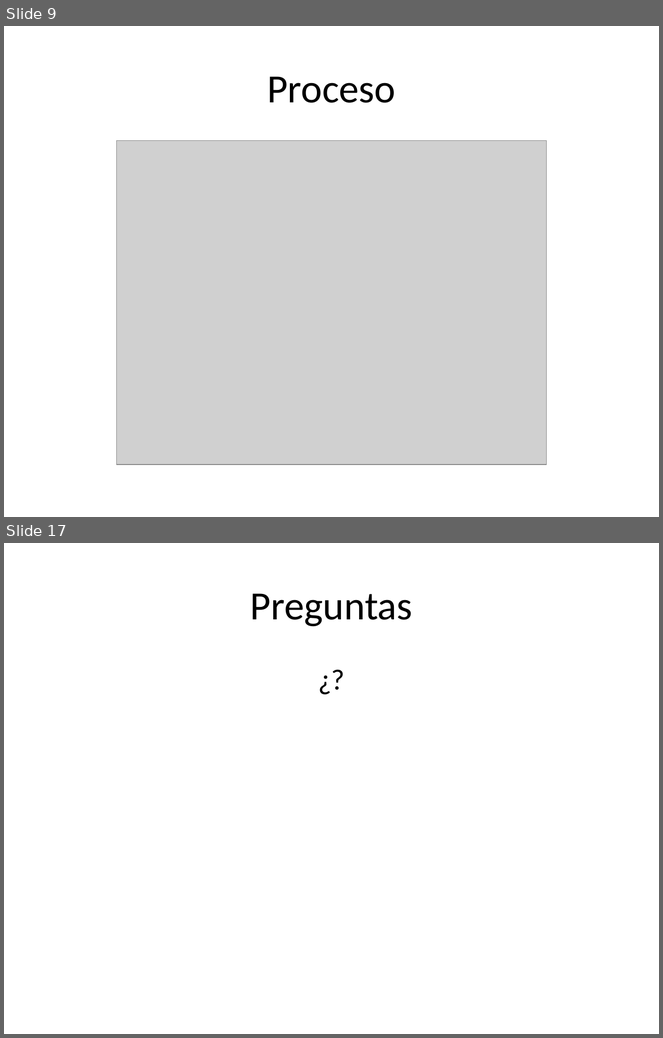
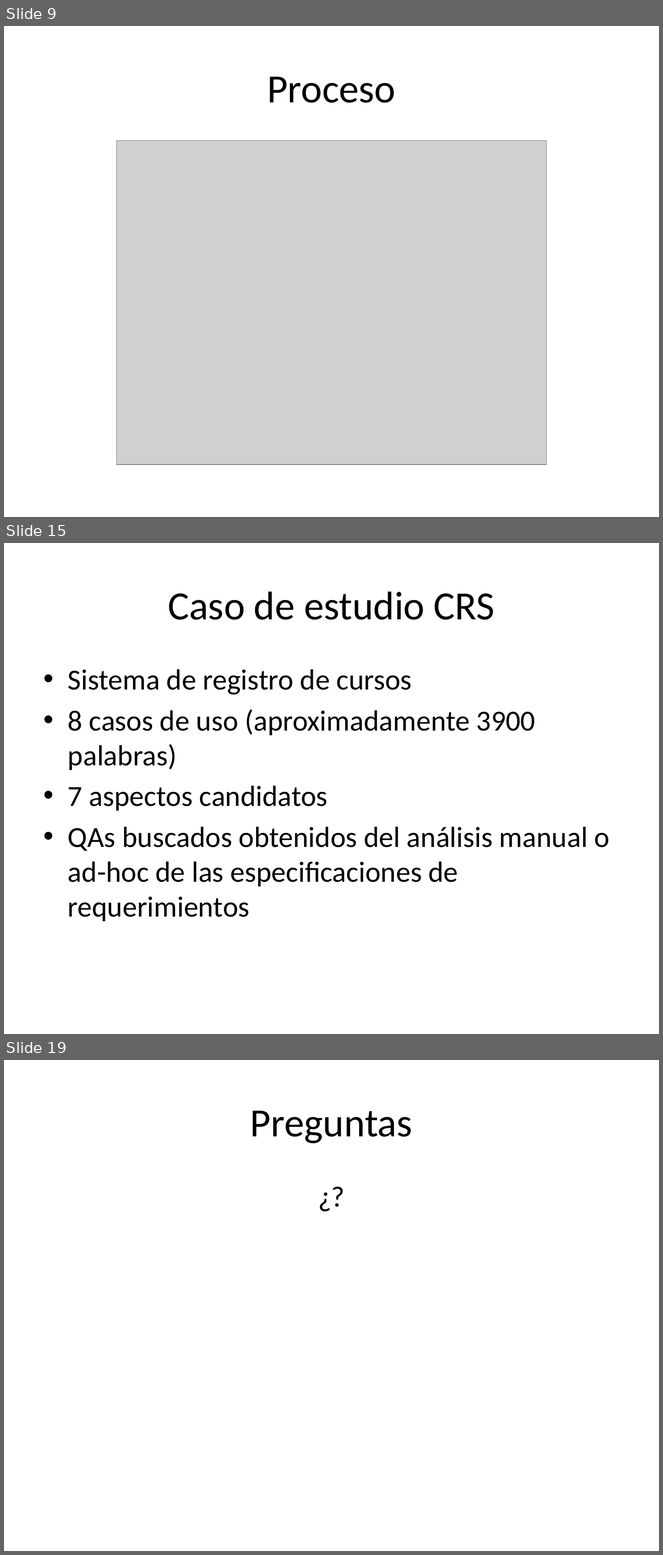
Before and after one commit to alejandrorago/qatesis2, a slide deck: Capitulos Finales/filiminasPeladas.pptx. Shown one above the other, each under a label of ours: slides 9 and 17 before the commit, slides 9, 15 and 19 after it; the slides between them are not shown. The pictures are 663x1038 and 663x1555 pixels, drawn with LibreOffice and Linux fonts; fonts in the diff are those of the drawing; grey boxes stand for pictures. Boxes give left, top, right and bottom in pixels: in the first picture for what was removed or moved away, otherwise in the second. Text is boxed around its words. In the diff, an @@ line names an element or a change of style, - is before the commit and + after.

```diff
--- a/Capitulos Finales/filiminasPeladas.pptx
+++ b/Capitulos Finales/filiminasPeladas.pptx
@@ slide 15 added at [4,543,659,1034], background #FFFFFF @@
@@ title added at [168,591,495,620], 44 pt, text #000000 @@
+Caso de estudio CRS
@@ text added at [68,669,610,922], 32 pt, text #000000 @@
+• Sistema de registro de cursos
+• 8 casos de uso (aproximadamente 3900 palabras)
+• 7 aspectos candidatos
+• QAs buscados obtenidos del análisis manual o ad-hoc de las especificaciones de requerimientos
@@ what was slide 17 is now slide 19 @@
```
Also in this commit, not shown: 9 slides changed, 2 other slides added, 1 slide removed.
